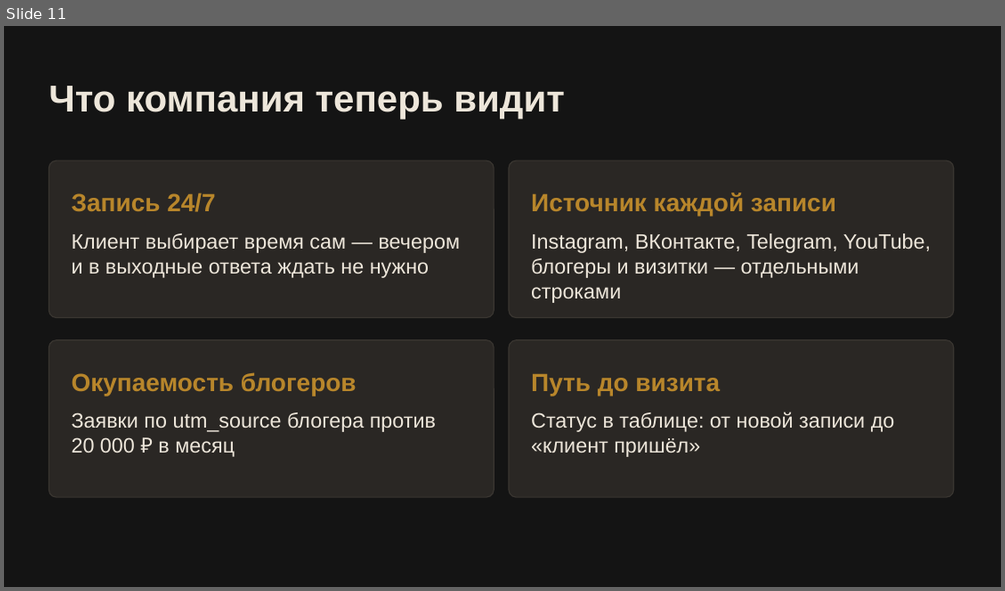
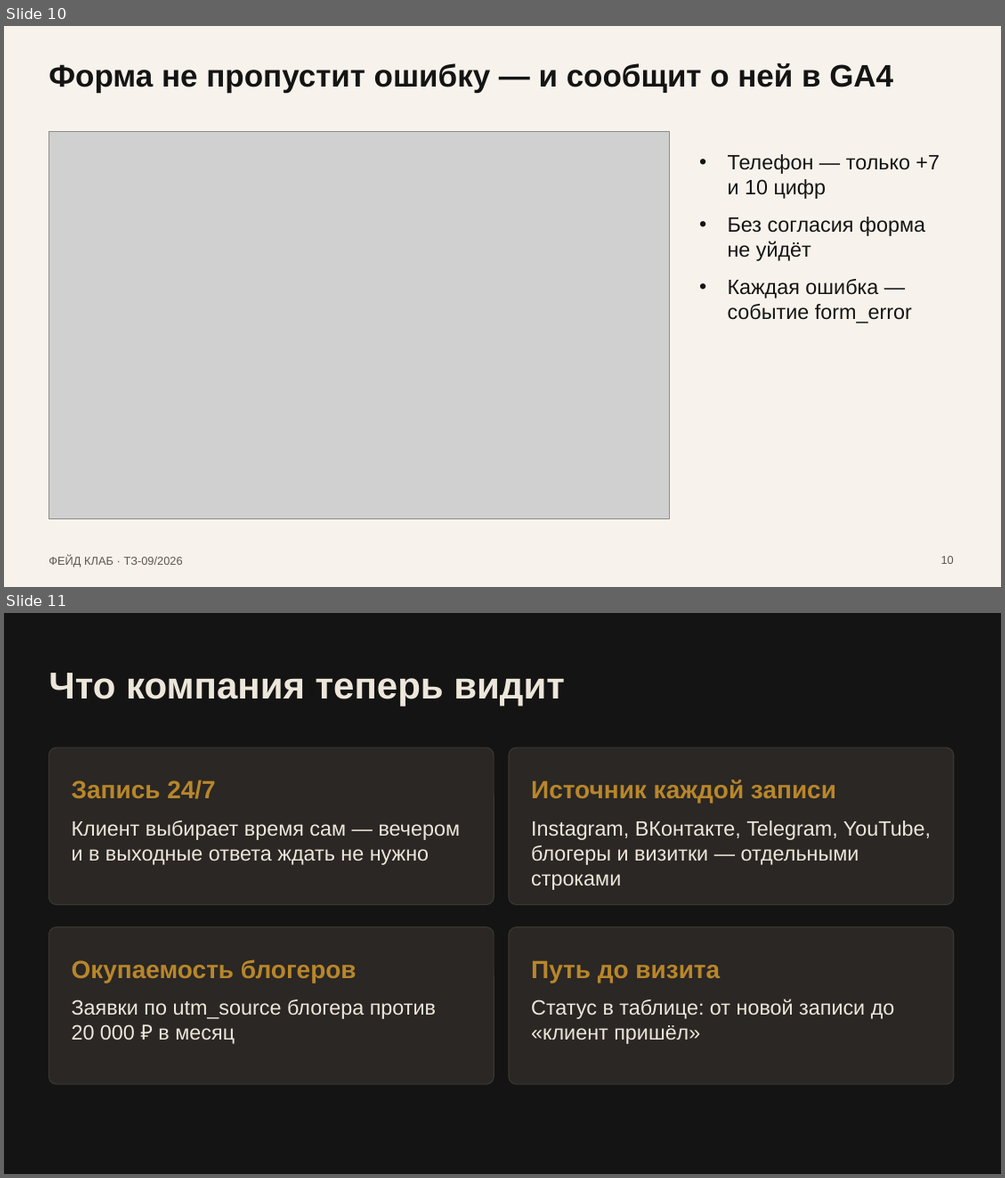
Before and after one commit to Kusttx/tz-09-barbershop-feyd-klab, a slide deck: presentation/zashchita.pptx. Shown one above the other, each under a label of ours: slide 11 before the commit, slides 10 and 11 after it. The pictures are 1005x591 and 1005x1178 pixels, drawn with LibreOffice and Linux fonts; fonts in the diff are those of the drawing; grey boxes stand for pictures. Boxes give left, top, right and bottom in pixels: in the first picture for what was removed or moved away, otherwise in the second. Text is boxed around its words. In the diff, an @@ line names an element or a change of style, - is before the commit and + after.

```diff
--- a/presentation/zashchita.pptx
+++ b/presentation/zashchita.pptx
@@ slide 10 added at bbox=[4, 26, 1001, 587], background #F7F3EC @@
@@ text added at bbox=[48, 63, 893, 93], 30 pt, text #141414, bold @@
+Форма не пропустит ошибку — и сообщит о ней в GA4
@@ picture added at bbox=[48, 131, 670, 520] @@
@@ text added at bbox=[728, 154, 939, 323], 20 pt, text #141414 @@
+• Телефон — только +7 и 10 цифр
+• Без согласия форма не уйдёт
+• Каждая ошибка — событие form_error
@@ text added at bbox=[48, 556, 183, 567], 11 pt, text #5E574E @@
+ФЕЙД КЛАБ · ТЗ-09/2026
@@ page number added at bbox=[941, 556, 954, 564], 11 pt, text #5E574E @@
+10
```
Also in this commit, not shown: 1 slide changed, 1 slide removed, 3 other files.
